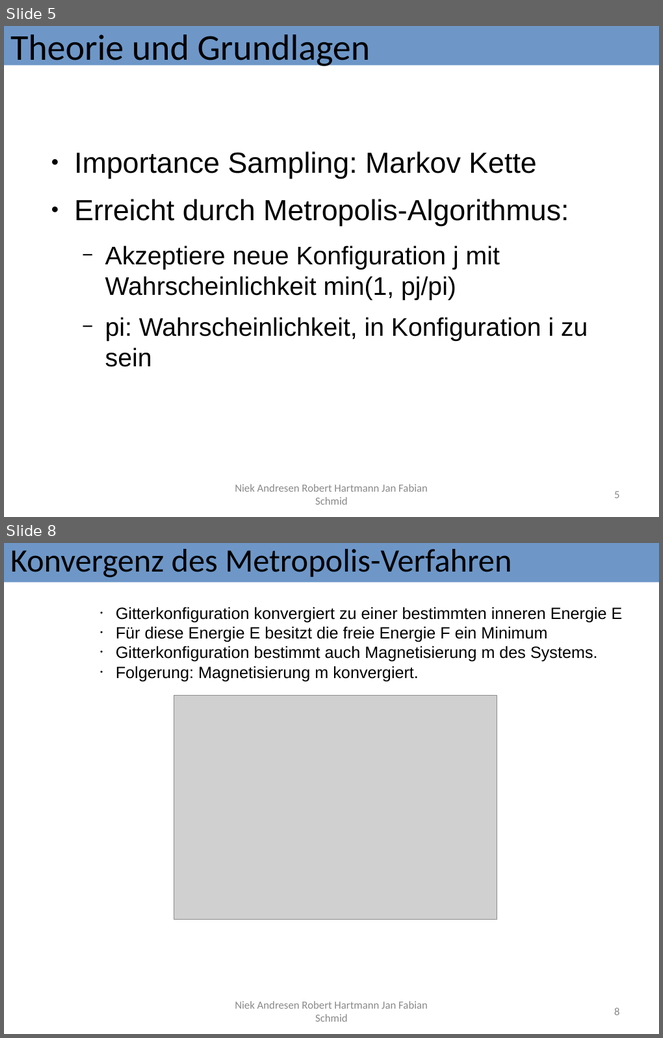
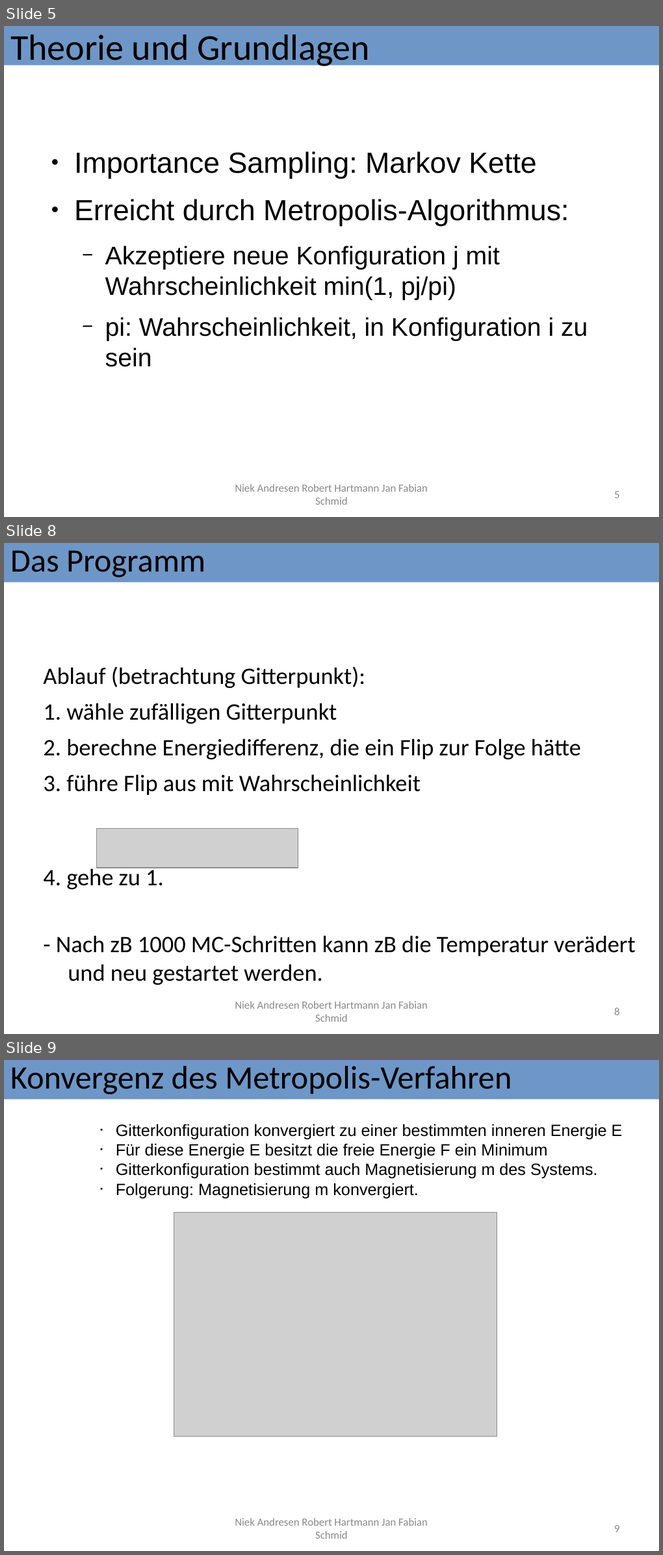
Before and after one commit to Fabse92/ising, a slide deck: Ausarbeitung/IsingModell+auswertung_versuch2.odp. Shown one above the other, each under a label of ours: slides 5 and 8 before the commit, slides 5, 8 and 9 after it; the slides between them are not shown. The pictures are 663x1038 and 663x1555 pixels, drawn with LibreOffice and Linux fonts; fonts in the diff are those of the drawing; grey boxes stand for pictures. Boxes give left, top, right and bottom in pixels: in the first picture for what was removed or moved away, otherwise in the second. Text is boxed around its words. In the diff, an @@ line names an element or a change of style, - is before the commit and + after.

```diff
--- a/Ausarbeitung/IsingModell+auswertung_versuch2.odp
+++ b/Ausarbeitung/IsingModell+auswertung_versuch2.odp
@@ slide 8 added at (x1=4, y1=543, x2=659, y2=1034), background #FFFFFF @@
@@ rectangle added at (x1=4, y1=543, x2=659, y2=582), fill #4F81BD at 82% opacity, 36 pt, text #000000 @@
+Das Programm
@@ text added at (x1=43, y1=667, x2=581, y2=795), 26 pt, text #000000 @@
+Ablauf (betrachtung Gitterpunkt):
+1. wähle zufälligen Gitterpunkt
+2. berechne Energiedifferenz, die ein Flip zur Folge hätte
+3. führe Flip aus mit Wahrscheinlichkeit
@@ picture added at (x1=97, y1=828, x2=298, y2=868) @@
@@ text added at (x1=43, y1=866, x2=164, y2=890), 26 pt, text #000000 @@
+4. gehe zu 1.
@@ text added at (x1=56, y1=936, x2=636, y2=986), 26 pt, text #000000 @@
+- Nach zB 1000 MC-Schritten kann zB die Temperatur verädert und neu gestartet werden.
@@ text added at (x1=235, y1=1001, x2=428, y2=1022), 12 pt, text #898989 @@
+Niek Andresen Robert Hartmann Jan Fabian Schmid
@@ page number added at (x1=614, y1=1008, x2=620, y2=1016), 12 pt, text #898989 @@
+8
@@ what was slide 8 is now slide 9 @@
@@ page number at (x1=614, y1=1525, x2=620, y2=1533): text changed @@
-8
+9
```
Also in this commit, not shown: 2 slides changed, 2 other files.
